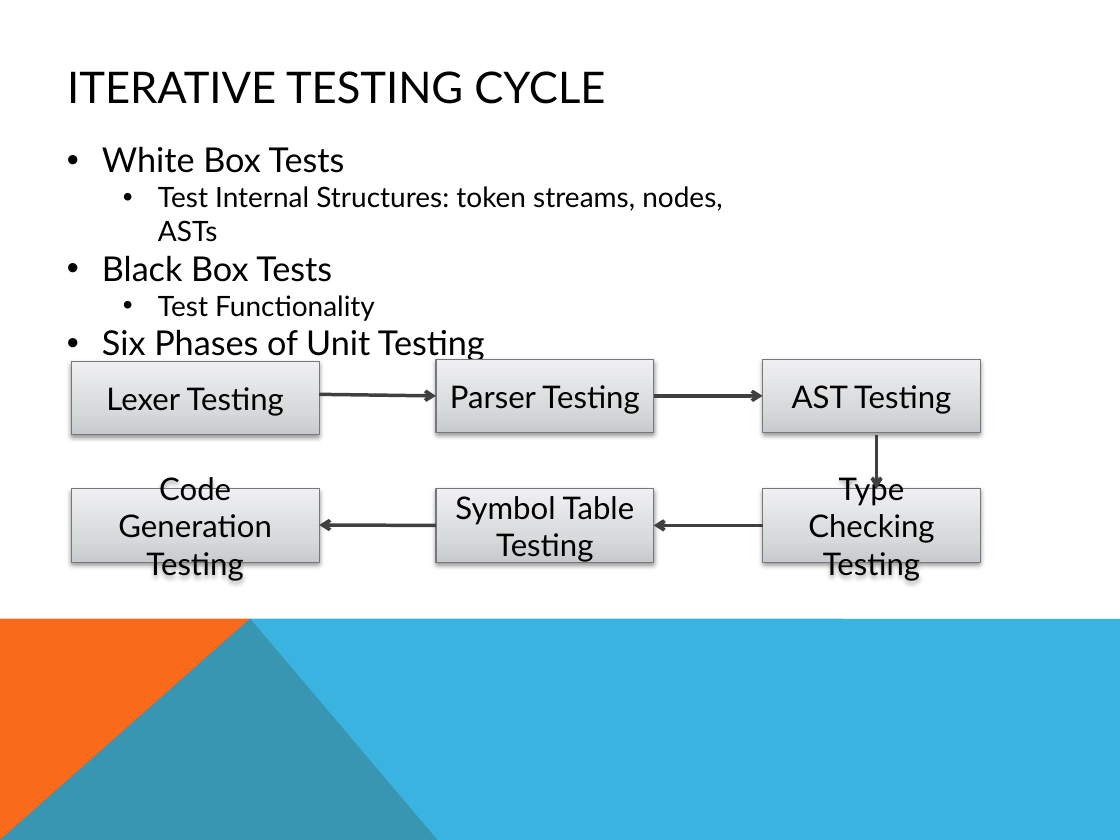
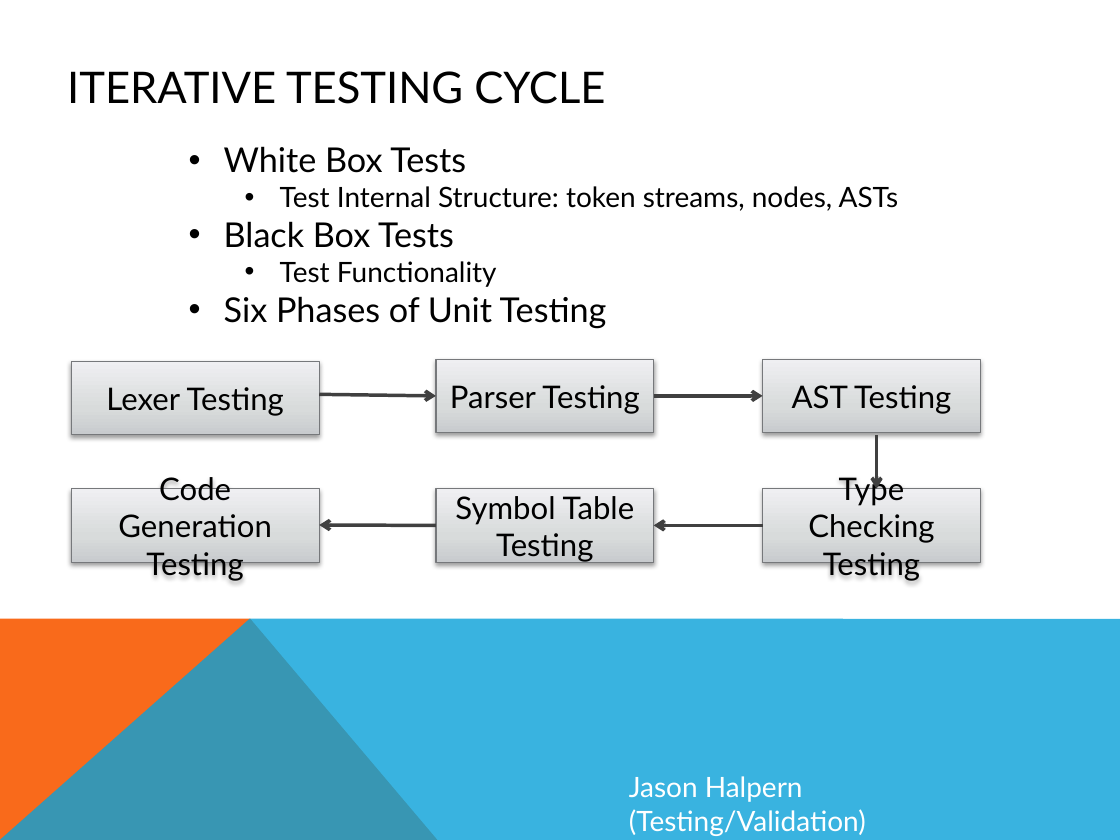
Before and after one commit to smessing/Hog, a slide deck: slide 22 of demo/demo.pptx. Drawn at 1120x840 pixels with LibreOffice and Linux fonts; fonts in the diff are those of the drawing. Boxes give left, top, right and bottom in pixels: in the first picture for what was removed or moved away, otherwise in the second. Text is boxed around its words. In the diff, an @@ line names an element or a change of style, - is before the commit and + after.

```diff
--- a/demo/demo.pptx
+++ b/demo/demo.pptx
@@ text "White Box Tests": place and size @@
-text "White Box Tests" at [102, 146, 722, 362]
+text "White Box Tests" at [224, 146, 899, 329]
@@ text at [280, 186, 899, 211]: text changed @@
-  • Test Internal Structures: token streams, nodes, ASTs
+  • Test Internal Structure: token streams, nodes, ASTs
@@ text added at [629, 776, 866, 836], 18 pt, text #FFFFFF @@
+Jason Halpern (Testing/Validation)
```
Also in this commit, not shown: 15 other slides changed.
